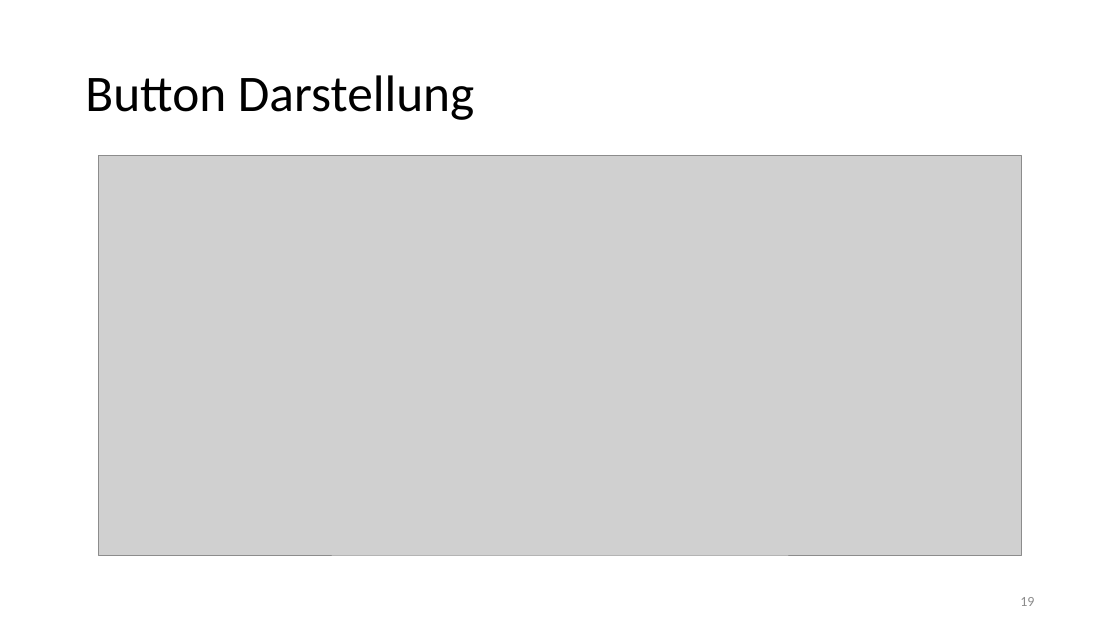
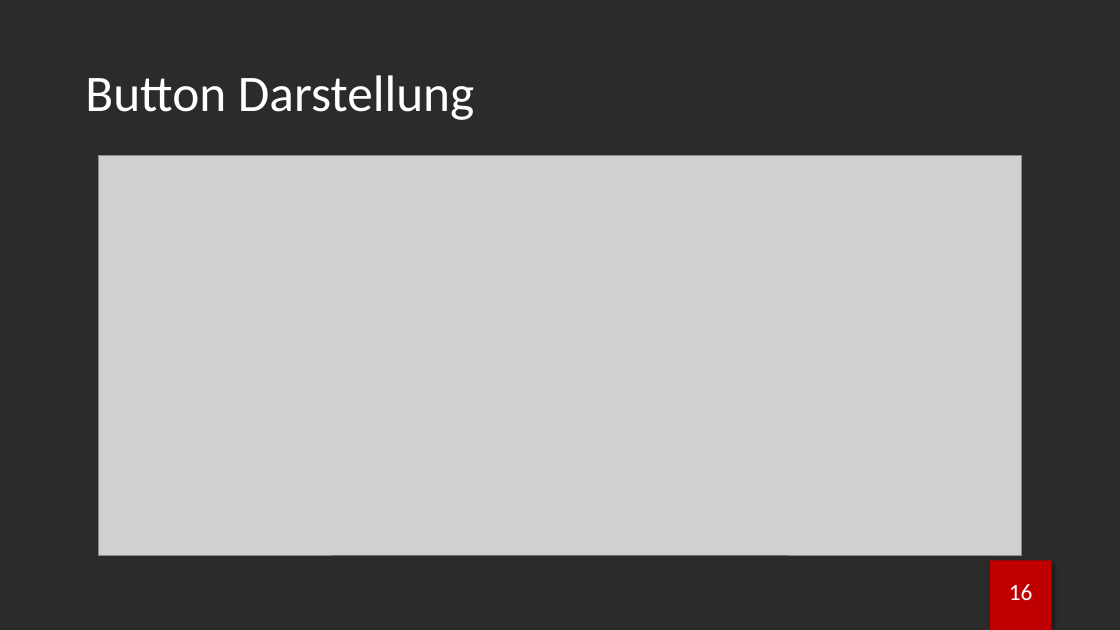
Before and after one commit to brodermar/wwm, a slide deck: slide 17 of documentation/wwmp.pptx (slide 19 before the commit). Drawn at 1120x630 pixels with LibreOffice and Linux fonts; fonts in the diff are those of the drawing; grey boxes stand for pictures; background and template pictures are left out; a plain dark background stands for a picture behind light text. Boxes give left, top, right and bottom in pixels: in the first picture for what was removed or moved away, otherwise in the second. Text is boxed around its words. In the diff, an @@ line names an element or a change of style, - is before the commit and + after.

Commit message:
presentation design changed

```diff
--- a/documentation/wwmp.pptx
+++ b/documentation/wwmp.pptx
@@ background #FFFFFF to picture (left out) @@
@@ title "Button Darstellung" at (85,75,474,120): text colour #000000 to #FFFFFF @@
@@ rectangle added at (991,560,1052,630), fill #C00000 @@
@@ page number added at (1009,584,1033,600), 20 pt, text #FFFFFF @@
+16
@@ page number removed at (1020,597,1034,606) @@
-19
```
Also in this commit, not shown: 14 other slides changed, 5 slides added, 8 slides removed, 1 other file.
